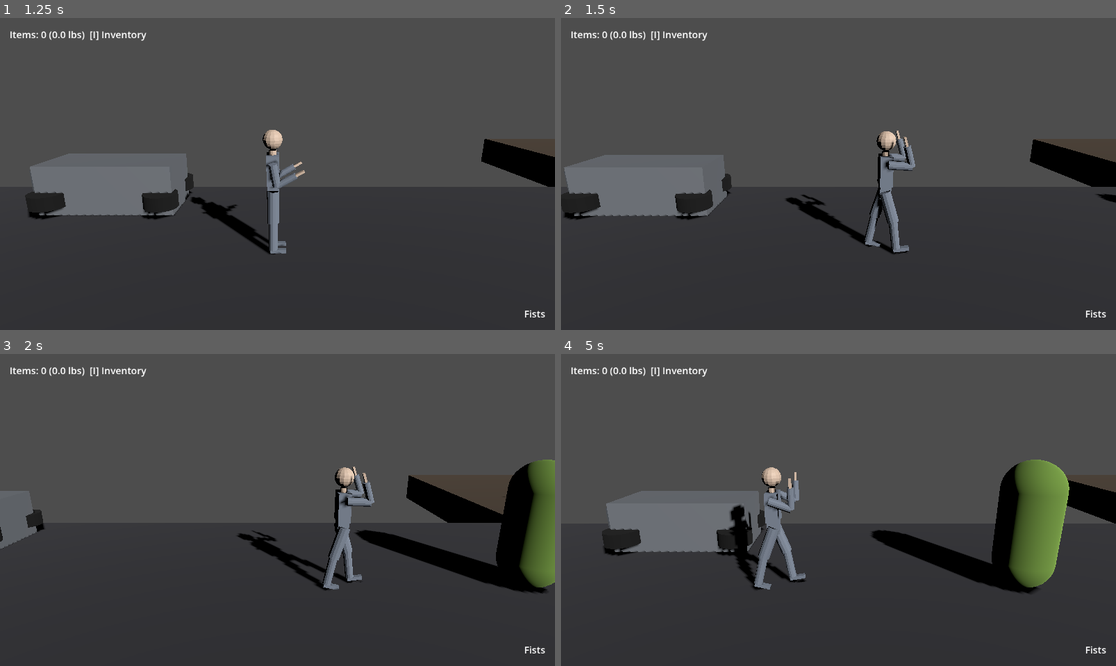
Above: before the commit, frames 1-4 (two rows, left to right).
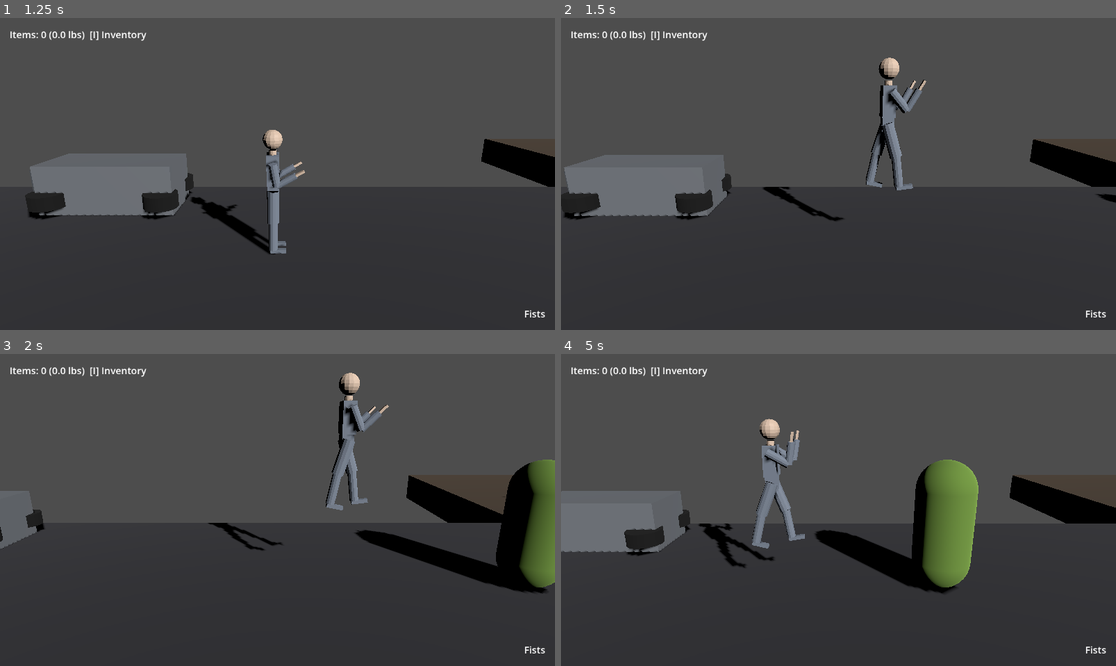
Above: after the commit, the same moments.

Repository: Natkiio/union-city-3d-remake
Game: Godot game, scene res://scenes/ui/main_menu.tscn
Two runs of this game, one before a commit and one after it. Both use one fixed random seed, a clock stepped at 60 frames per second and the inputs below.
Inputs (mouse positions are in pixels of both pictures, inside the frame that each line leads up to):
- Up to frame 1 (1.25 s): click "Start" at 0.5 s
- Up to frame 2 (1.5 s): tap Enter at 1.25 s; move the mouse to (960, 158) at 1.27 s; hold D (move_right) from 1.28 s (still down); tap W (jump, bound only after the commit) at 1.35 s
- Up to frame 3 (2 s): keep holding D (move_right); tap W (jump, bound only after the commit) at 1.52, 1.82 s
- Up to frame 4 (5 s): move the mouse to (727, 525) at 2.02 s; release D (move_right) at 2.03 s; hold A (move_left) 2.03-2.78 s; tap Space (attack) at 2.1 s; tap W (jump, bound only after the commit) at 2.27, 2.3, 2.57, 3.05, 3.77, 3.8, 4.07, 4.52, 4.55, 4.82 s; move the mouse to (894, 441) at 2.77 s; hold D (move_right) 2.78-4.28 s; tap 1 (equip_fists) at 2.85 s; move the mouse to (810, 572) at 3.52 s; tap 2 (equip_pistol) at 3.6 s; move the mouse to (1005, 556) at 4.27 s; hold A (move_left) from 4.28 s (still down); tap E (interact) at 4.35 s

Frame 1 is identical in both runs. In frame 2, 3.0% of the frame differs, in the area x 3-91%, y 12-76%; in frame 3, 3.3%; in frame 4, 19%, in the area x 0-100%, y 20-77%.

Commit message:
Generalise the Gun class to all 57 weapons and add W / Up jump
scripts/gun.gd is now scripts/weapon.gd (class_name Weapon). It covers
every entry in data/original/weapon.json, firearms and melee. Shared
fields (class, damage, knockback, skill, weight, rarity, location) are
set for all; firearm-only fields (ammo, magazine, burst, fire mode,
splash) and melee-only fields (material, swing) stay at defaults for
the other kind. Weapon.all_refs(filter) lists refs by "firearm" or
"melee". Nothing in the game uses it yet.

Jump: new "jump" action on W and Up arrow. Space stays on attack.
Jump velocity 8.0 under the existing gravity of 20 gives a ~1.7 unit
peak. The jump only starts from the floor.

Verified with a headless SceneTree run:

PASS 57 entries total  (count=57)
PASS 32 firearms  (count=32)
PASS 25 melee  (count=25)
PASS katana melee fields  (dmg=40.0 mat=blade swing=blade skill=blades)
PASS glock firearm fields  (mag=17 ammo=9mm)
PASS venom auto burst  (fire=auto burst=3)
PASS grenade explosive  (splash=90.0)
PASS hands is melee fists  (type=fists)
PASS unknown ref is null  ()
ground y before jump: 0.900 on_floor=true
PASS W jumps off the ground  (ground=0.900 peak=2.568)
PASS lands back on the ground  (y=0.901 on_floor=true)
PASS Up arrow jumps too  (peak=2.568)
RESULT: ALL PASS (0 failure(s))

Diff:
--- a/project.godot
+++ b/project.godot
@@ -66,6 +66,12 @@
 "events": [Object(InputEventKey,"resource_local_to_scene":false,"resource_name":"","device":16,"window_id":0,"alt_press …(189 unchanged characters)…
 ]
 }
+jump={
+"deadzone": 0.5,
+"events": [Object(InputEventKey,"resource_local_to_scene":false,"resource_name":"","device":16,"window_id":0,"alt_pressed":false,"shift_pressed":false,"ctrl_pressed":false,"meta_pressed":false,"pressed":true,"keycode":87,"physical_keycode":0,"key_label":0,"unicode":0,"location":0,"echo":false,"script":null)
+, Object(InputEventKey,"resource_local_to_scene":false,"resource_name":"","device":16,"window_id":0,"alt_pressed":false,"shift_pressed":false,"ctrl_pressed":false,"meta_pressed":false,"pressed":true,"keycode":4194320,"physical_keycode":0,"key_label":0,"unicode":0,"location":0,"echo":false,"script":null)
+]
+}
 
 [physics]
 
--- a/scripts/gun.gd
+++ /dev/null
@@ -1,113 +0,0 @@
-class_name Gun
-extends RefCounted
-## One firearm, read from the original game's weapon table
-## (data/original/weapon.json). Melee weapons are not wrapped here; they
-## stay on the fist/hitbox path. Build one with Gun.from_ref("glock").
-
-const DATA_PATH := "res://data/original/weapon.json"
-
-static var _table: Dictionary = {}
-
-var ref: String = ""
-var display_name: String = ""
-var weight: float = 0.0
-var rarity: int = 0
-var premium: bool = false
-var location: String = "anywhere"
-
-## Original weaponType, e.g. "pistolAutomatic", "pumpAction", "smg".
-var weapon_type: String = ""
-## Original skill that governs accuracy and crits: pistols, longGuns, automatics, specialWeapons.
-var skill: String = ""
-
-## Ammo pool this gun draws from, e.g. "9mm", "shotgun", "556".
-var ammo_type: String = ""
-## Rounds in a full magazine.
-var mag_size: int = 0
-
-var damage: float = 0.0
-## Lower is more accurate (spread scales with it in the original).
-var accuracy: float = 0.0
-var knockback: float = 0.0
-var piercing: int = 0
-var recoil: float = 0.0
-## Noise is what alerts zombies. Compared against constants noiseRange*.
-var weapon_noise: float = 0.0
-## Frames to reload a magazine.
-var reload_time: int = 0
-var round_speed: float = 0.0
-## Projectiles per trigger pull (shotgun pellets are 3).
-var rounds_per_shot: int = 1
-## Rounds fired per trigger pull in burst mode, 0 when not a burst gun.
-var burst_size: int = 0
-## "auto" or "single".
-var fire_mode: String = "single"
-
-var splash_damage: float = 0.0
-var splash_size: float = 0.0
-
-
-## Returns a Gun for the given original ref, or null if the ref is unknown
-## or belongs to a melee weapon.
-static func from_ref(weapon_ref: String) -> Gun:
-	var table := _load_table()
-	if not table.has(weapon_ref):
-		return null
-	var data: Dictionary = table[weapon_ref]
-	if data.get("weaponClass", "") != "firearm":
-		return null
-	return _from_dict(data)
-
-## Every firearm ref in the original table, in table order.
-static func all_refs() -> Array[String]:
-	var refs: Array[String] = []
-	var table := _load_table()
-	for key in table:
-		if table[key].get("weaponClass", "") == "firearm":
-			refs.append(key)
-	return refs
-
-## True for grenades, rockets and other weapons that do area damage.
-func is_explosive() -> bool:
-	return splash_damage > 0.0
-
-static func _load_table() -> Dictionary:
-	if not _table.is_empty():
-		return _table
-	var file := FileAccess.open(DATA_PATH, FileAccess.READ)
-	if file == null:
-		push_error("Gun: cannot open %s" % DATA_PATH)
-		return _table
-	var parsed: Variant = JSON.parse_string(file.get_as_text())
-	if parsed is Dictionary:
-		_table = parsed
-	else:
-		push_error("Gun: %s is not a JSON object" % DATA_PATH)
-	return _table
-
-static func _from_dict(data: Dictionary) -> Gun:
-	var gun := Gun.new()
-	gun.ref = data.get("ref", "")
-	gun.display_name = data.get("name", gun.ref)
-	gun.weight = float(data.get("weight", 0.0))
-	gun.rarity = int(data.get("rarity", 0))
-	gun.premium = bool(data.get("premium", false))
-	gun.location = data.get("location", "anywhere")
-	gun.weapon_type = data.get("weaponType", "")
-	gun.skill = data.get("skill", "")
-	gun.ammo_type = data.get("ammoType", "")
-	gun.mag_size = int(data.get("maxAmmo", 0))
-	gun.damage = float(data.get("damage", 0.0))
-	gun.accuracy = float(data.get("accuracy", 0.0))
-	gun.knockback = float(data.get("knockback", 0.0))
-	gun.piercing = int(data.get("piercing", 0))
-	gun.recoil = float(data.get("recoil", 0.0))
-	gun.weapon_noise = float(data.get("weaponNoise", 0.0))
-	gun.reload_time = int(data.get("reloadTime", 0))
-	gun.round_speed = float(data.get("roundSpeed", 0.0))
-	gun.rounds_per_shot = int(data.get("roundsPerShot", 1))
-	gun.burst_size = int(data.get("roundsPerBurst", 0))
-	gun.fire_mode = "auto" if data.get("fireMode", "") == "auto" else "single"
-	gun.splash_damage = float(data.get("splashDamage", 0.0))
-	gun.splash_size = float(data.get("splashSize", 0.0))
-	return gun
--- a/scripts/player.gd
+++ b/scripts/player.gd
@@ -16,6 +16,7 @@
 ## this is the model's own rigged arms.
 
 const SPEED: float = 6.0
+const JUMP_VELOCITY: float = 8.0
 const ATTACK_DAMAGE: float = 25.0
 const MAX_HEALTH: float = 100.0
 const MAX_AIM_PITCH_DEG: float = 80.0
@@ -92,6 +93,8 @@
 
 	velocity.x = input_dir * SPEED
 	velocity.z = 0.0 # locked to the street plane, 2.5D style
+	if Input.is_action_just_pressed("jump") and is_on_floor():
+		velocity.y = JUMP_VELOCITY
 	if not is_on_floor():
 		velocity.y -= 20.0 * delta
 
--- /dev/null
+++ b/scripts/weapon.gd
@@ -0,0 +1,126 @@
+class_name Weapon
+extends RefCounted
+## One weapon from the original game's weapon table
+## (data/original/weapon.json): all 57 entries, firearms and melee.
+## Fields that only apply to one kind are left at their defaults for the
+## other (firearm fields on a melee weapon, material/swing on a gun).
+## Build one with Weapon.from_ref("glock") or Weapon.from_ref("katana").
+
+const DATA_PATH := "res://data/original/weapon.json"
+
+static var _table: Dictionary = {}
+
+var ref: String = ""
+var display_name: String = ""
+## "firearm" or "melee", straight from the table.
+var weapon_class: String = ""
+var weight: float = 0.0
+var rarity: int = 0
+var premium: bool = false
+var location: String = "anywhere"
+
+## Original weaponType, e.g. "pistolAutomatic", "pumpAction", "smg", "twoHand", "fists".
+var weapon_type: String = ""
+## Original skill that governs the weapon: pistols, longGuns, automatics,
+## specialWeapons for firearms; blunt or blades for melee.
+var skill: String = ""
+
+var damage: float = 0.0
+var knockback: float = 0.0
+
+# --- Melee only ---
+## Hit material from the table: blade, blunt, flesh, wood, and so on.
+var material: String = ""
+## Swing sound/animation family from the table: blade or wood.
+var swing: String = ""
+
+# --- Firearm only ---
+## Ammo pool this gun draws from, e.g. "9mm", "shotgun", "556".
+var ammo_type: String = ""
+## Rounds in a full magazine.
+var mag_size: int = 0
+## Lower is more accurate (spread scales with it in the original).
+var accuracy: float = 0.0
+var piercing: int = 0
+var recoil: float = 0.0
+## Noise is what alerts zombies. Compared against constants noiseRange*.
+var weapon_noise: float = 0.0
+## Frames to reload a magazine.
+var reload_time: int = 0
+var round_speed: float = 0.0
+## Projectiles per trigger pull (shotgun pellets are 3).
+var rounds_per_shot: int = 1
+## Rounds fired per trigger pull in burst mode, 0 when not a burst gun.
+var burst_size: int = 0
+## "auto" or "single".
+var fire_mode: String = "single"
+var splash_damage: float = 0.0
+var splash_size: float = 0.0
+
+
+## Returns the Weapon for an original ref, or null if the ref is unknown.
+static func from_ref(weapon_ref: String) -> Weapon:
+	var table := _load_table()
+	if not table.has(weapon_ref):
+		return null
+	return _from_dict(table[weapon_ref])
+
+## Refs in table order. Pass "firearm" or "melee" to filter, or "" for all 57.
+static func all_refs(weapon_class_filter: String = "") -> Array[String]:
+	var refs: Array[String] = []
+	var table := _load_table()
+	for key in table:
+		if weapon_class_filter == "" or table[key].get("weaponClass", "") == weapon_class_filter:
+			refs.append(key)
+	return refs
+
+func is_firearm() -> bool:
+	return weapon_class == "firearm"
+
+## True for grenades, rockets and other weapons that do area damage.
+func is_explosive() -> bool:
+	return splash_damage > 0.0
+
+static func _load_table() -> Dictionary:
+	if not _table.is_empty():
+		return _table
+	var file := FileAccess.open(DATA_PATH, FileAccess.READ)
+	if file == null:
+		push_error("Weapon: cannot open %s" % DATA_PATH)
+		return _table
+	var parsed: Variant = JSON.parse_string(file.get_as_text())
+	if parsed is Dictionary:
+		_table = parsed
+	else:
+		push_error("Weapon: %s is not a JSON object" % DATA_PATH)
+	return _table
+
+static func _from_dict(data: Dictionary) -> Weapon:
+	var weapon := Weapon.new()
+	weapon.ref = data.get("ref", "")
+	weapon.display_name = data.get("name", weapon.ref)
+	weapon.weapon_class = data.get("weaponClass", "")
+	weapon.weight = float(data.get("weight", 0.0))
+	weapon.rarity = int(data.get("rarity", 0))
+	weapon.premium = bool(data.get("premium", false))
+	weapon.location = data.get("location", "anywhere")
+	weapon.weapon_type = data.get("weaponType", "")
+	weapon.skill = data.get("skill", "")
+	weapon.damage = float(data.get("damage", 0.0))
+	weapon.knockback = float(data.get("knockback", 0.0))
+	weapon.material = data.get("material", "")
+	weapon.swing = data.get("swing", "")
+	weapon.ammo_type = data.get("ammoType", "")
+	weapon.mag_size = int(data.get("maxAmmo", 0))
+	weapon.accuracy = float(data.get("accuracy", 0.0))
+	weapon.piercing = int(data.get("piercing", 0))
+	weapon.recoil = float(data.get("recoil", 0.0))
+	weapon.weapon_noise = float(data.get("weaponNoise", 0.0))
+	weapon.reload_time = int(data.get("reloadTime", 0))
+	weapon.round_speed = float(data.get("roundSpeed", 0.0))
+	weapon.rounds_per_shot = int(data.get("roundsPerShot", 1))
+	weapon.burst_size = int(data.get("roundsPerBurst", 0))
+	weapon.fire_mode = "auto" if data.get("fireMode", "") == "auto" else "single"
+	weapon.splash_damage = float(data.get("splashDamage", 0.0))
+	weapon.splash_size = float(data.get("splashSize", 0.0))
+	return weapon
Not shown, removed: scripts/gun.gd.uid
Not shown, added: scripts/weapon.gd.uid
